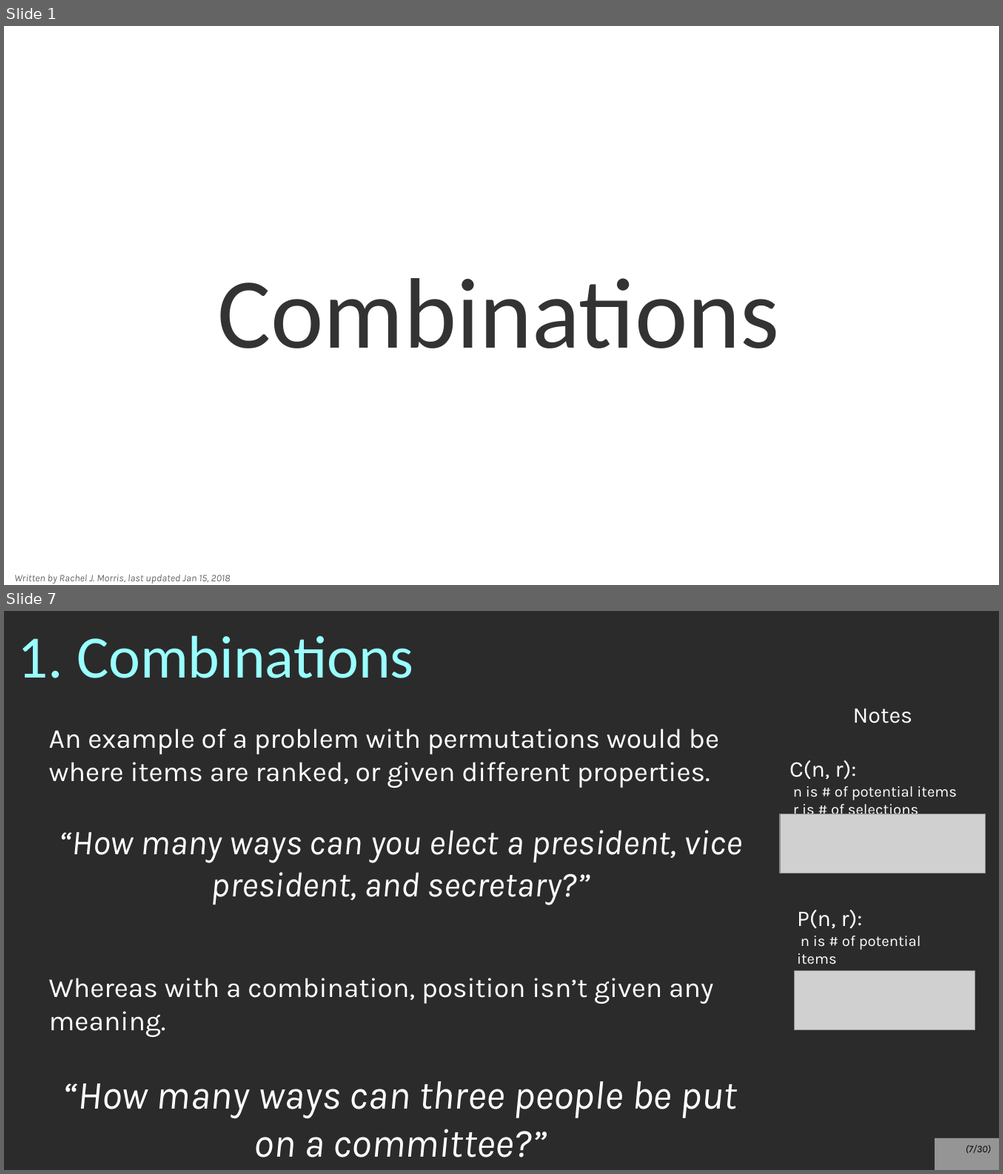
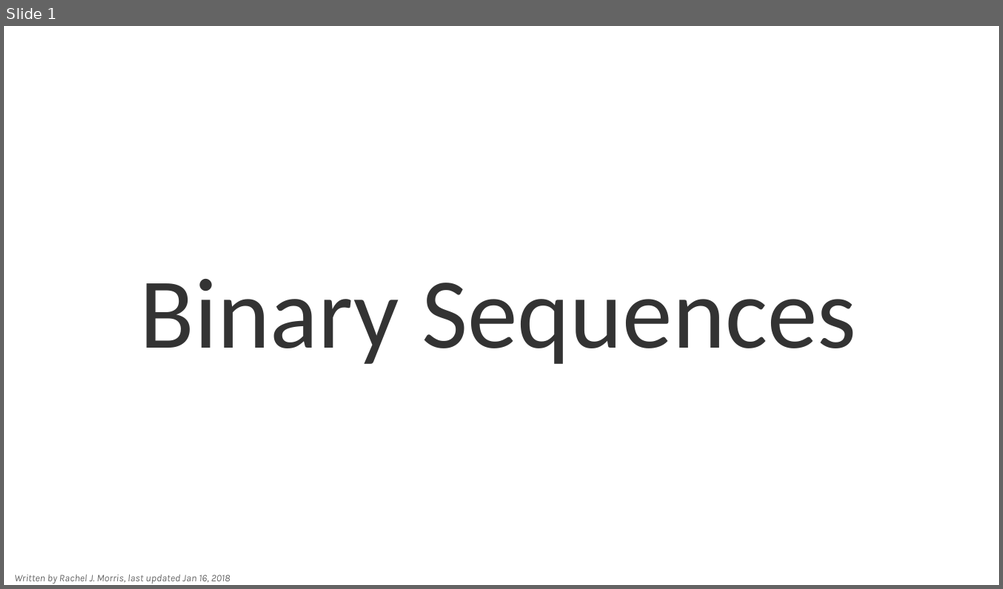
Before and after one commit to nguyenchithien/CS211-Discrete-Structures-II, a slide deck: Lectures/Lecture 5.4.odp. Shown one above the other, each under a label of ours: slides 1 and 7 before the commit, slide 1 after it; the slides between them are not shown. The pictures are 1003x1174 and 1003x589 pixels, drawn with LibreOffice and Linux fonts; fonts in the diff are those of the drawing; grey boxes stand for pictures; background and template pictures are left out; a plain dark background stands for a picture behind light text. Boxes give left, top, right and bottom in pixels: in the first picture for what was removed or moved away, otherwise in the second. Text is boxed around its words. In the diff, an @@ line names an element or a change of style, - is before the commit and + after.

```diff
--- a/Lectures/Lecture 5.4.odp
+++ b/Lectures/Lecture 5.4.odp
@@ slide 7 removed at <box>4,611,999,1170</box>, background picture (left out) @@
@@ title removed at <box>17,635,414,678</box> @@
-1. Combinations
@@ text removed at <box>789,709,956,819</box> @@
-Notes
-C(n, r):
-n is # of potential items
-r is # of selections
@@ text removed at <box>49,729,742,1158</box> @@
-An example of a problem with permutations would be where items are ranked, or given different properties.
-“How many ways can you elect a president, vice president, and secretary?”
-Whereas with a combination, position isn’t given any meaning.
-“How many ways can three people be put on a committee?”
@@ picture removed at <box>780,814,986,874</box> @@
@@ text removed at <box>797,910,925,971</box> @@
-P(n, r):
-n is # of potential items
-r is # of selections
@@ picture removed at <box>794,971,975,1031</box> @@
@@ page number removed at <box>934,1139,999,1170</box> @@
-(7/30)
@@ slide 1 changed as well @@
@@ title at <box>140,279,856,364</box>: text changed @@
-Combinations
+Binary Sequences
@@ text at <box>14,575,230,584</box>: text changed @@
-Written by Rachel J. Morris, last updated Jan 15, 2018
+Written by Rachel J. Morris, last updated Jan 16, 2018
```
Also in this commit, not shown: 2 other slides changed, 25 slides added, 26 other slides removed, 1 other file.
